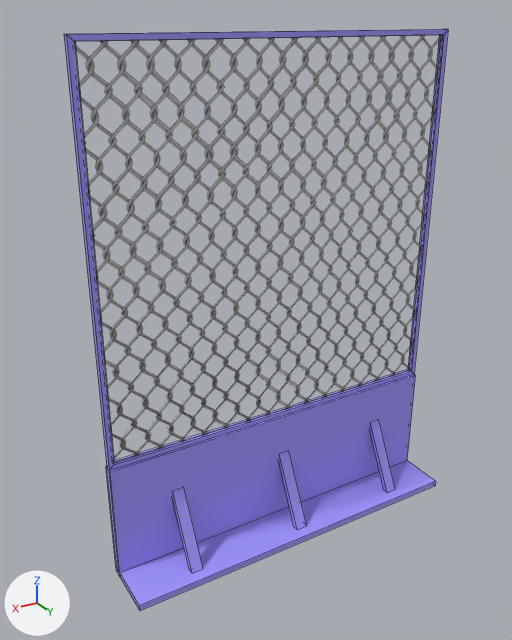
The FBX model Gravity Puzzle Game/Assets/Art/Models/Props Models/Fence_02_Straight_3m.FBX as it was, and as the next commit left it.
Both versions are drawn from a 50 mm lens placed at (2.83, 4.35, 4.1), pointed at (0.26, 0.07, 1.96). The lights are fixed; the arrows at lower left show +X, +Y and +Z. Mesh edges are drawn as thin lines. Where no turn or scale is listed for an object, it has been applied to the vertices. Vertices at the same position are counted once.

The older version as bpy lines, for what is in view:
```python
me_mesh = bpy.data.meshes.new('Mesh')
me_mesh.from_pydata(...)  # 72 vertices, 60 faces; spans x -1.5..1.5, y -0.05..0.44, z 0.0..4.0
# faces by material slot: [58, 2]
me_mesh.materials.append(mat_07___default)  # blue #a39aff
me_mesh.materials.append(mat_19___default)  # picture img_fencewire_01_basecoloropacity_png
ob_fence_02_straight_3m = bpy.data.objects.new('Fence_02_Straight_3m', me_mesh)
ob_fence_02_straight_3m.location = (0.0, 0.0, 0.0)
```
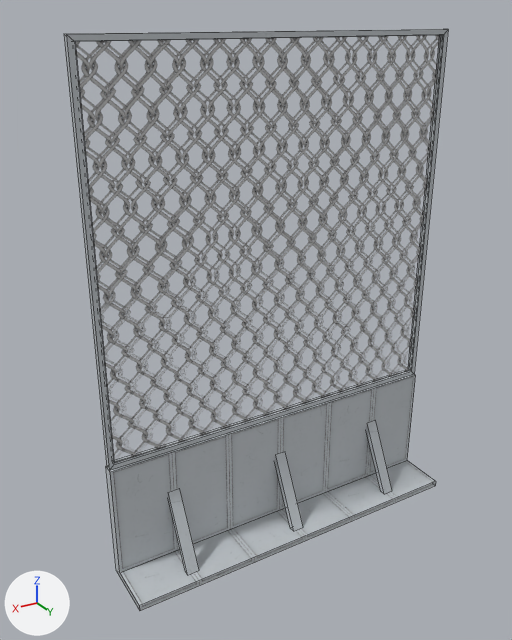
The edits, one by one:
Picture 'MetalPlates_01_basecolor.png' (img_metalplates_01_basecolor_png) is new.
Material '21 - Default' (mat_21___default) is new.
Its texture is img_metalplates_01_basecolor_png (with its transparency).
Its roughness is 0.859.
me_mesh is used by ob_fence_02_straight_3m; location (0.0, 0.0, 0.0).
me_mesh had 72 vertices, 60 faces and spanned x -1.5..1.5, y -0.05..0.44, z 0.0..4.0.
me_mesh now has 60 vertices, 39 faces and spans x -1.5..1.5, y -0.05..0.44, z 0.0..4.0.
me_mesh part 1: the loose piece of 8 vertices spanning x 0.91..1.01, y -0.01..0.34, z 0.05..0.65 is rebuilt with 8 vertices and now spans x 0.95..1.05, y -0.01..0.34, z 0.05..0.65, in mat_21___default (picture img_metalplates_01_basecolor_png).
me_mesh part 2: the loose piece of 8 vertices spanning x -1.09..-0.99, y 0.0..0.35, z 0.05..0.65 is rebuilt with 8 vertices and now spans x -1.05..-0.95, y 0.0..0.35, z 0.05..0.65, in mat_21___default (picture img_metalplates_01_basecolor_png).
me_mesh part 3: the loose piece of 8 vertices spanning x -0.09..0.01, y -0.01..0.34, z 0.05..0.65 is rebuilt with 8 vertices and now spans x -0.05..0.05, y -0.01..0.34, z 0.05..0.65, in mat_21___default (picture img_metalplates_01_basecolor_png).
Part 4, on me_mesh:
12 vertices are removed from x -1.5..1.5, y -0.05..0.04, z 0.0..0.05.
22 faces are deleted.
7 new faces join them, mat_21___default (picture img_metalplates_01_basecolor_png).
me_mesh part 5: 20 kept faces spanning x -1.5..1.5, y -0.03..0.44, z 0.0..4.0 get new texture (UV) coordinates.
me_mesh part 6: 18 faces spanning x -1.5..1.5, y -0.03..0.44, z 0.0..4.0 switch from mat_07___default (blue #a39aff) to mat_21___default (picture img_metalplates_01_basecolor_png).

Where the change shows, as pixel boxes (x1, y1, x2, y2) in the pictures (512 x 640 px):
part 1 of me_mesh, rebuilt
    before: (173, 487, 203, 573)
    after: (168, 488, 199, 575)
part 2 of me_mesh, rebuilt
    before: (370, 419, 395, 493)
    after: (367, 420, 392, 494)
part 3 of me_mesh, rebuilt
    before: (279, 450, 307, 530)
    after: (275, 452, 303, 531)
part 4 of me_mesh, cut back
    both: (106, 374, 415, 611)
part 5 of me_mesh, surface changed
    both: (76, 35, 441, 458)
part 6 of me_mesh, recoloured (blue to grey)
    both: (64, 29, 448, 611)
